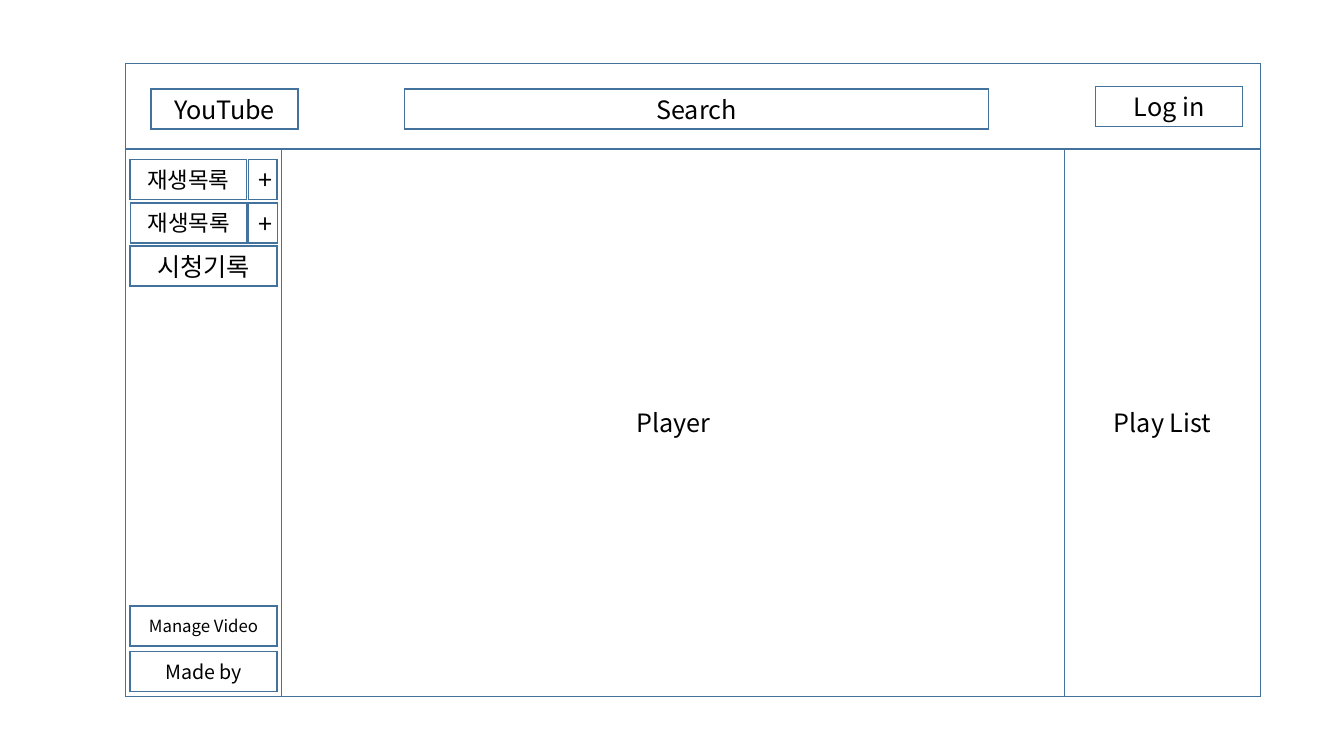
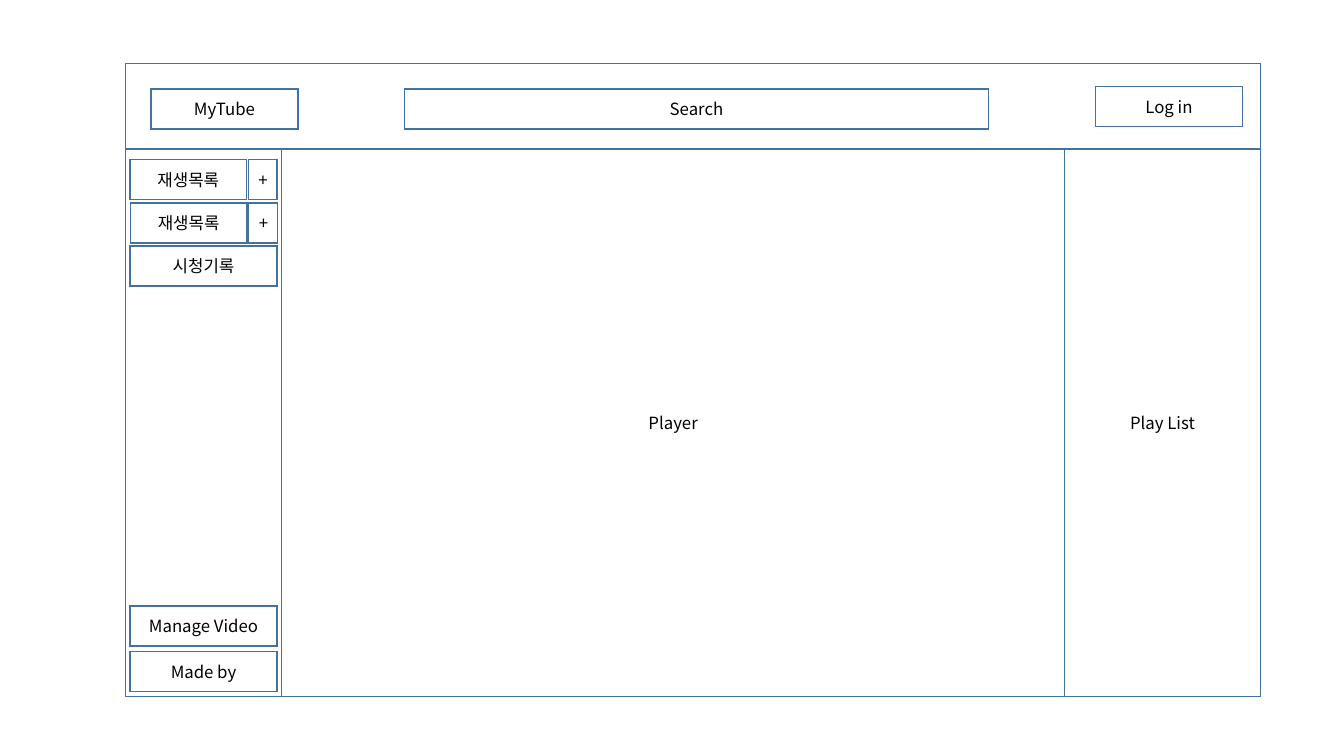
Before and after one commit to kjohhub/website, a slide deck: slide 2 of Web Site GUI Design.pptx. Drawn at 1344x756 pixels with LibreOffice and Linux fonts; fonts in the diff are those of the drawing. Boxes give left, top, right and bottom in pixels: in the first picture for what was removed or moved away, otherwise in the second. Text is boxed around its words. In the diff, an @@ line names an element or a change of style, - is before the commit and + after.

```diff
--- a/Web Site GUI Design.pptx
+++ b/Web Site GUI Design.pptx
@@ text in rectangle at (x1=194, y1=101, x2=255, y2=119): text changed; size 18 to 12 pt @@
-YouTube
+MyTube
@@ rectangle "재생목록" at (x1=130, y1=159, x2=247, y2=200): size 16 to 12 pt @@
@@ rectangle "재생목록" at (x1=130, y1=203, x2=247, y2=243): size 16 to 12 pt @@
@@ size 18 to 12 pt in 7 elements at (x1=130, y1=246, x2=277, y2=286), (x1=282, y1=149, x2=1066, y2=697), (x1=1096, y1=87, x2=1243, y2=127), (x1=1065, y1=149, x2=1260, y2=697), (x1=404, y1=89, x2=988, y2=129), (x1=248, y1=159, x2=277, y2=200), (x1=249, y1=203, x2=278, y2=243) @@
@@ rectangle "Made by" at (x1=130, y1=651, x2=277, y2=692): size 14 to 12 pt @@
```
Also in this commit, not shown: 1 other slide changed, 2 slides added.
